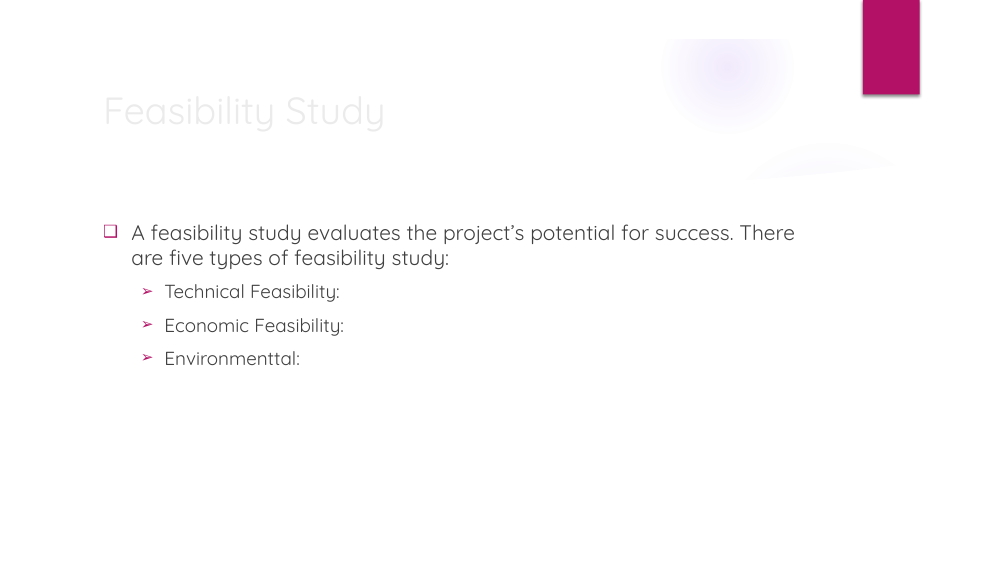
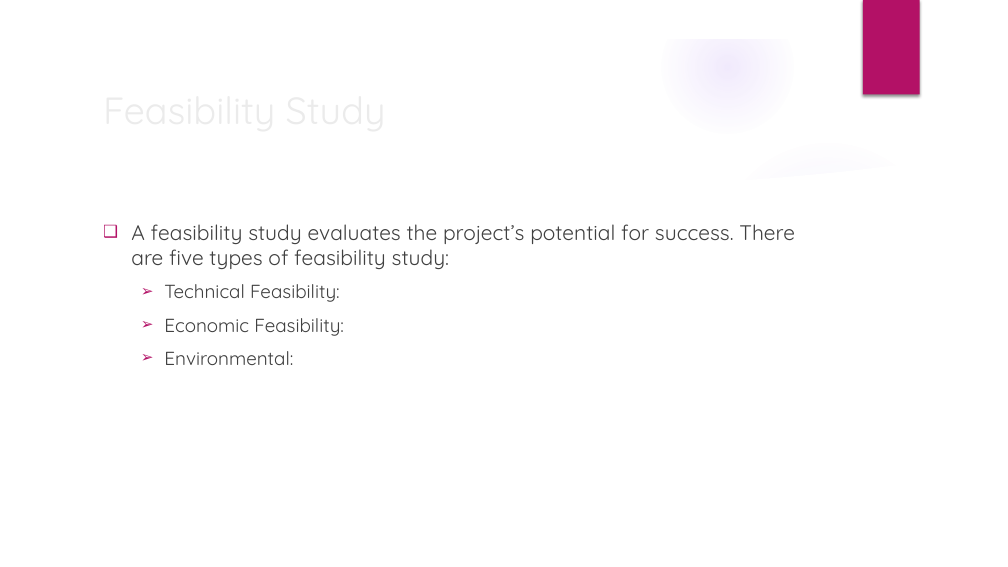
Before and after one commit to ShahabuddinAhmed/Presentation, a slide deck: slide 5 of HouseRenting.pptx. Drawn at 1008x567 pixels with LibreOffice and Linux fonts; fonts in the diff are those of the drawing; background and template pictures are left out. Boxes give left, top, right and bottom in pixels: in the first picture for what was removed or moved away, otherwise in the second. Text is boxed around its words. In the diff, an @@ line names an element or a change of style, - is before the commit and + after.

```diff
--- a/HouseRenting.pptx
+++ b/HouseRenting.pptx
@@ text at (x1=164, y1=351, x2=293, y2=365): text changed @@
-  ➢ Environmenttal:
+  ➢ Environmental:
```
Also in this commit, not shown: 2 other slides changed.
